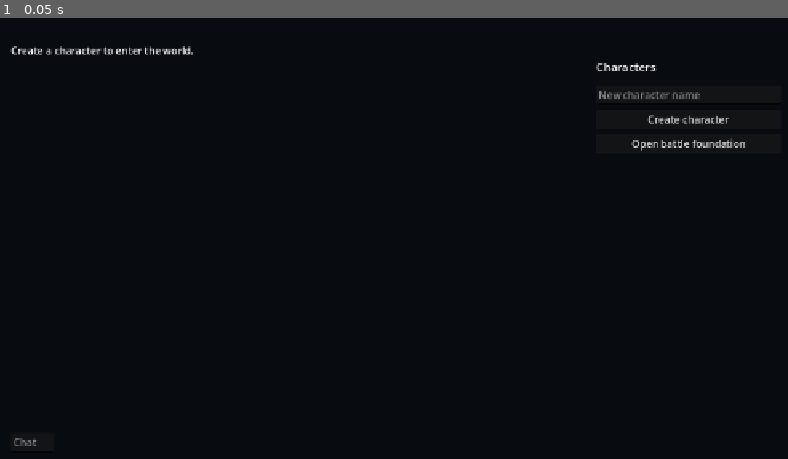
Above: before the commit, frame 1.
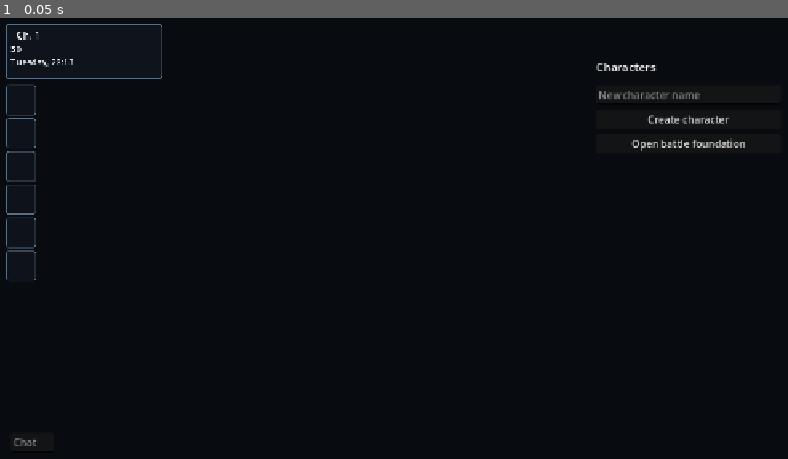
Above: after the commit, the same moment.

Repository: MorenoLand/Moreno.MonWorld-Client
Game: Godot game, scene res://scenes/world.tscn
Two runs of this game, one before a commit and one after it. Both use one fixed random seed, a clock stepped at 60 frames per second and the inputs below. This scene is started directly instead of the project's main scene.
Inputs:
- Up to frame 1 (0.05 s): no input

The runs differ from the first frame. In frame 1, 0.7% of the frame differs, in the area x 0-25%, y 1-60%.

Commit message:
Refine ROM gameplay HUD and dialogue rendering

Diff:
--- a/scripts/content/content.gd
+++ b/scripts/content/content.gd
@@ -855,22 +855,29 @@
 	var cursor: int = script_offset
 	var limit: int = mini(rom_data.size(), script_offset + 512)
 	var text_offset: int = -1
+	var data_slot_zero: int = -1
 	while cursor < limit:
 		var opcode: int = int(rom_data[cursor])
 		if opcode == 0x0F and cursor + 6 <= limit:
 			if int(rom_data[cursor + 1]) == 0:
 				var loadword_offset: int = _read_rom_pointer(cursor + 2)
-				if loadword_offset >= 0:
-					text_offset = loadword_offset
+				if loadword_offset >= 0 and data_slot_zero < 0:
+					data_slot_zero = loadword_offset
 			cursor += 6
 			continue
 		if opcode == 0x67 and cursor + 5 <= limit:
 			var message_offset: int = _read_rom_pointer(cursor + 1)
 			if message_offset >= 0:
 				text_offset = message_offset
+			elif data_slot_zero >= 0:
+				text_offset = data_slot_zero
 			cursor += 5
+			if text_offset >= 0:
+				break
 			continue
 		cursor += 1
+	if text_offset < 0:
+		text_offset = data_slot_zero
 	if text_offset < 0:
 		return {}
 	return _decode_rom_text(text_offset)
@@ -930,6 +937,8 @@
 	if value >= 0xD5 and value <= 0xEE:
 		return char(97 + value - 0xD5)
 	match value:
+		0x1B:
+			return "é"
 		0xAB:
 			return "!"
 		0xAC:
@@ -940,10 +949,14 @@
 			return "-"
 		0xB0:
 			return "…"
+		0xB4:
+			return "'"
 		0xB8:
 			return ","
 		0xBA:
 			return "/"
+		0xF0:
+			return ":"
 	return "{0x%02X}" % value
 
 func _placeholder_name(value: int) -> String:
--- a/scripts/content/map_play_canvas.gd
+++ b/scripts/content/map_play_canvas.gd
@@ -8,6 +8,7 @@
 const TILE_PIXELS: float = 16.0
 const CAMERA_MAX_CELLS_X: int = 30
 const CAMERA_MAX_CELLS_Y: int = 20
+const MAX_TILE_SCALE: float = 4.0
 const NORMAL_STEP_DURATION: float = 16.0 / 60.0
 
 var content: MonWorldContent
@@ -355,7 +356,7 @@
 	if map_texture == null or map_pixel_size.x <= 0.0 or map_pixel_size.y <= 0.0 or not has_spawn:
 		return
 	var maximum_camera_size: Vector2 = Vector2(minf(map_pixel_size.x, CAMERA_MAX_CELLS_X * TILE_PIXELS), minf(map_pixel_size.y, CAMERA_MAX_CELLS_Y * TILE_PIXELS))
-	var tile_scale: float = maxf(ceilf(maxf(size.x / maximum_camera_size.x, size.y / maximum_camera_size.y)), 1.0)
+	var tile_scale: float = minf(maxf(ceilf(maxf(size.x / maximum_camera_size.x, size.y / maximum_camera_size.y)), 1.0), MAX_TILE_SCALE)
 	var camera_world_size: Vector2 = size / tile_scale
 	var world_player: Vector2 = movement_start.lerp(movement_target, clampf(movement_elapsed / movement_duration, 0.0, 1.0)) if movement_active else Vector2(player_position)
 	if movement_active and movement_jump:
--- a/scripts/content_preview.gd
+++ b/scripts/content_preview.gd
@@ -9,6 +9,7 @@
 var map_status: Label
 var map_view: MonWorldMapPreviewCanvas
 var play_view: MonWorldMapPlayCanvas
+var hud: MonWorldHud
 var map_selector: OptionButton
 var play_button: Button
 var preview_button: Button
@@ -123,6 +124,10 @@
 	play_view.back_requested.connect(_on_preview_pressed)
 	play_view.interaction_requested.connect(_on_interaction_requested)
 	add_child(play_view)
+	hud = MonWorldHud.new()
+	hud.set_anchors_and_offsets_preset(Control.PRESET_FULL_RECT)
+	hud.visible = false
+	play_view.add_child(hud)
 	_build_dialogue_overlay()
 	map_status = Label.new()
 	map_status.modulate = Color("b8c7d9")
@@ -179,6 +184,8 @@
 		return
 	_set_playing(true)
 	play_view.set_map(prepared.get("background_texture", prepared.get("texture")) as Texture2D, int(prepared.get("width", 0)), int(prepared.get("height", 0)), prepared.get("objects", []), selected_map_id, prepared.get("foreground_texture") as Texture2D)
+	if hud != null:
+		hud.set_state(content, selected_map_id)
 	play_view.set_animation_tick(animation_tick)
 
 func _on_preview_pressed() -> void:
@@ -210,6 +217,8 @@
 	playing = value
 	preview_shell.visible = not value
 	play_view.visible = value
+	if hud != null:
+		hud.visible = value
 	play_view.set_input_enabled(value)
 	if dialogue_overlay != null:
 		dialogue_overlay.close_dialogue()
@@ -217,6 +226,8 @@
 
 func _on_play_location_changed(map_id: String, _x: int, _y: int) -> void:
 	selected_map_id = map_id
+	if playing and hud != null:
+		hud.set_state(content, map_id)
 	if not playing:
 		_render_selected_map()
 
--- a/scripts/dialogue.gd
+++ b/scripts/dialogue.gd
@@ -17,11 +17,11 @@
 
 func _ready() -> void:
 	mouse_filter = Control.MOUSE_FILTER_IGNORE
-	set_anchors_preset(Control.PRESET_BOTTOM_WIDE)
-	offset_left = 28.0
+	set_anchors_preset(Control.PRESET_CENTER_BOTTOM)
 	offset_top = -170.0
-	offset_right = -28.0
 	offset_bottom = -28.0
+	resized.connect(_layout_panel)
+	_layout_panel()
 	var margin: MarginContainer = MarginContainer.new()
 	margin.add_theme_constant_override("margin_left", 18)
 	margin.add_theme_constant_override("margin_top", 12)
@@ -45,6 +45,16 @@
 	arrow_row.add_child(arrow_label)
 	visible = false
 	set_process(false)
+
+func _layout_panel() -> void:
+	var viewport_width: float = size.x
+	if viewport_width <= 0.0:
+		viewport_width = get_viewport_rect().size.x
+	var panel_width: float = clampf(viewport_width * 0.70, 300.0, 780.0)
+	if viewport_width > 0.0:
+		panel_width = minf(panel_width, maxf(viewport_width - 24.0, 240.0))
+	offset_left = -panel_width * 0.5
+	offset_right = panel_width * 0.5
 
 func show_text(value: String, suppress_action: bool = false) -> void:
 	show_pages([value], suppress_action)
--- /dev/null
+++ b/scripts/world/hud.gd
@@ -0,0 +1,120 @@
+class_name MonWorldHud
+extends Control
+
+const PARTY_COUNT: int = 6
+var location_label: Label
+var money_label: Label
+var time_label: Label
+var party_labels: Array = []
+var current_content: MonWorldContent
+var current_map_id: String = ""
+var current_state: Dictionary = {}
+var current_party: Array = []
+var clock_elapsed: float = 0.0
+
+func _ready() -> void:
+	mouse_filter = Control.MOUSE_FILTER_IGNORE
+	texture_filter = CanvasItem.TEXTURE_FILTER_NEAREST
+	_build_ui()
+	_refresh()
+
+func set_state(content: MonWorldContent, map_id: String, state: Dictionary = {}, party: Array = []) -> void:
+	current_content = content
+	current_map_id = map_id
+	current_state = state
+	current_party = party
+	_refresh()
+
+func _build_ui() -> void:
+	var info_panel: PanelContainer = PanelContainer.new()
+	info_panel.set_anchors_preset(Control.PRESET_TOP_LEFT)
+	info_panel.offset_left = 16.0
+	info_panel.offset_top = 16.0
+	info_panel.offset_right = 266.0
+	info_panel.offset_bottom = 104.0
+	info_panel.add_theme_stylebox_override("panel", _panel_style(Color("10151ed9"), Color("5f7185")))
+	add_child(info_panel)
+	var info_box: VBoxContainer = VBoxContainer.new()
+	info_box.add_theme_constant_override("separation", 1)
+	info_panel.add_child(info_box)
+	location_label = Label.new()
+	location_label.add_theme_font_size_override("font_size", 16)
+	info_box.add_child(location_label)
+	money_label = Label.new()
+	money_label.add_theme_font_size_override("font_size", 14)
+	info_box.add_child(money_label)
+	time_label = Label.new()
+	time_label.add_theme_font_size_override("font_size", 14)
+	info_box.add_child(time_label)
+	var party_box: VBoxContainer = VBoxContainer.new()
+	party_box.set_anchors_preset(Control.PRESET_TOP_LEFT)
+	party_box.offset_left = 16.0
+	party_box.offset_top = 114.0
+	party_box.offset_right = 64.0
+	party_box.add_theme_constant_override("separation", 5)
+	add_child(party_box)
+	for index in range(PARTY_COUNT):
+		var slot: PanelContainer = PanelContainer.new()
+		slot.custom_minimum_size = Vector2(48.0, 48.0)
+		slot.add_theme_stylebox_override("panel", _panel_style(Color("10151eb8"), Color("5f7185")))
+		var label: Label = Label.new()
+		label.horizontal_alignment = HORIZONTAL_ALIGNMENT_CENTER
+		label.vertical_alignment = VERTICAL_ALIGNMENT_CENTER
+		label.add_theme_font_size_override("font_size", 12)
+		slot.add_child(label)
+		party_labels.append(label)
+		party_box.add_child(slot)
+
+func _panel_style(background: Color, border: Color) -> StyleBoxFlat:
+	var style: StyleBoxFlat = StyleBoxFlat.new()
+	style.bg_color = background
+	style.border_color = border
+	style.set_border_width_all(1)
+	style.set_corner_radius_all(3)
+	style.content_margin_left = 8.0
+	style.content_margin_top = 6.0
+	style.content_margin_right = 8.0
+	style.content_margin_bottom = 6.0
+	return style
+
+func _process(delta: float) -> void:
+	clock_elapsed += delta
+	if clock_elapsed < 1.0:
+		return
+	clock_elapsed = 0.0
+	_refresh_time()
+
+func _refresh() -> void:
+	if location_label == null:
+		return
+	var map_name: String = current_map_id
+	if current_content != null and not current_map_id.is_empty():
+		var map_value: Dictionary = current_content.map_data(current_map_id)
+		map_name = str(map_value.get("name", current_map_id))
+	var channel: String = str(current_state.get("channel", current_state.get("channel_id", 1)))
+	location_label.text = "%s  Ch. %s" % [map_name.to_upper(), channel]
+	var money_value: int = int(current_state.get("money", current_state.get("currency", 0)))
+	money_label.text = "$%s" % _format_money(money_value)
+	_refresh_time()
+	for index in range(party_labels.size()):
+		var party_label: Label = party_labels[index] as Label
+		var member: Variant = current_party[index] if index < current_party.size() else {}
+		party_label.text = str(member.get("label", "")) if member is Dictionary else ""
+
+func _refresh_time() -> void:
+	if time_label == null:
+		return
+	var now: Dictionary = Time.get_datetime_dict_from_system()
+	var weekdays: Array = ["Sunday", "Monday", "Tuesday", "Wednesday", "Thursday", "Friday", "Saturday"]
+	var weekday: String = str(weekdays[clampi(int(now.get("weekday", 0)), 0, weekdays.size() - 1)])
+	time_label.text = "%s, %02d:%02d" % [weekday, int(now.get("hour", 0)), int(now.get("minute", 0))]
+
+func _format_money(value: int) -> String:
+	var negative: bool = value < 0
+	var digits: String = str(absi(value))
+	var formatted: String = ""
+	while digits.length() > 3:
+		formatted = "," + digits.substr(digits.length() - 3) + formatted
+		digits = digits.substr(0, digits.length() - 3)
+	formatted = digits + formatted
+	return "-" + formatted if negative else formatted
--- a/scripts/world/world.gd
+++ b/scripts/world/world.gd
@@ -12,6 +12,7 @@
 var entities: Dictionary = {}
 var selected_character_id := 0
 var map_view: MonWorldMapPlayCanvas
+var hud: MonWorldHud
 var dialogue_overlay: MonWorldDialogue
 var animation_tick: int = 0
 var animation_elapsed: float = 0.0
@@ -37,6 +38,9 @@
 	map_view.set_input_enabled(false)
 	map_view.interaction_requested.connect(_on_interaction_requested)
 	add_child(map_view)
+	hud = MonWorldHud.new()
+	hud.set_anchors_and_offsets_preset(Control.PRESET_FULL_RECT)
+	add_child(hud)
 	dialogue_overlay = MonWorldDialogue.new()
 	dialogue_overlay.action_requested.connect(_on_dialogue_action)
 	add_child(dialogue_overlay)
@@ -44,9 +48,11 @@
 	title_label.position = Vector2(24, 18)
 	title_label.add_theme_font_size_override("font_size", 22)
 	add_child(title_label)
+	title_label.visible = false
 	status_label = Label.new()
 	status_label.position = Vector2(24, 47)
 	add_child(status_label)
+	status_label.visible = false
 	var side := VBoxContainer.new()
 	side.set_anchor(SIDE_LEFT, 1.0)
 	side.set_anchor(SIDE_RIGHT, 1.0)
@@ -148,6 +154,8 @@
 			entities[str(player.get("user_id", 0))] = player
 	title_label.text = "Map: %s" % str(snapshot.get("map_id", "unknown"))
 	status_label.text = "Authoritative movement active. Arrow keys or WASD move one tile."
+	if hud != null:
+		hud.set_state(GameState.content, str(snapshot.get("map_id", "")), snapshot, snapshot.get("party", []))
 	_load_map_texture(str(snapshot.get("map_id", "")))
 	_sync_map_entities()
 
--- a/tests/content_test.gd
+++ b/tests/content_test.gd
@@ -141,6 +141,10 @@
 		push_error("object interaction did not produce decoded ROM dialogue")
 		quit(1)
 		return
+	if str(dialogue.get("text", "")).to_lower().contains("groom"):
+		push_error("player-house Mom interaction selected Daisy's grooming dialogue")
+		quit(1)
+		return
 	var spawn: Dictionary = content.default_spawn("pallet-town")
 	if not bool(spawn.get("ok", false)) or not bool(content.map_cell("pallet-town", int(spawn.get("x", 0)), int(spawn.get("y", 0))).get("collision", 1) == 0):
 		push_error("Pallet Town did not produce a walkable spawn")
